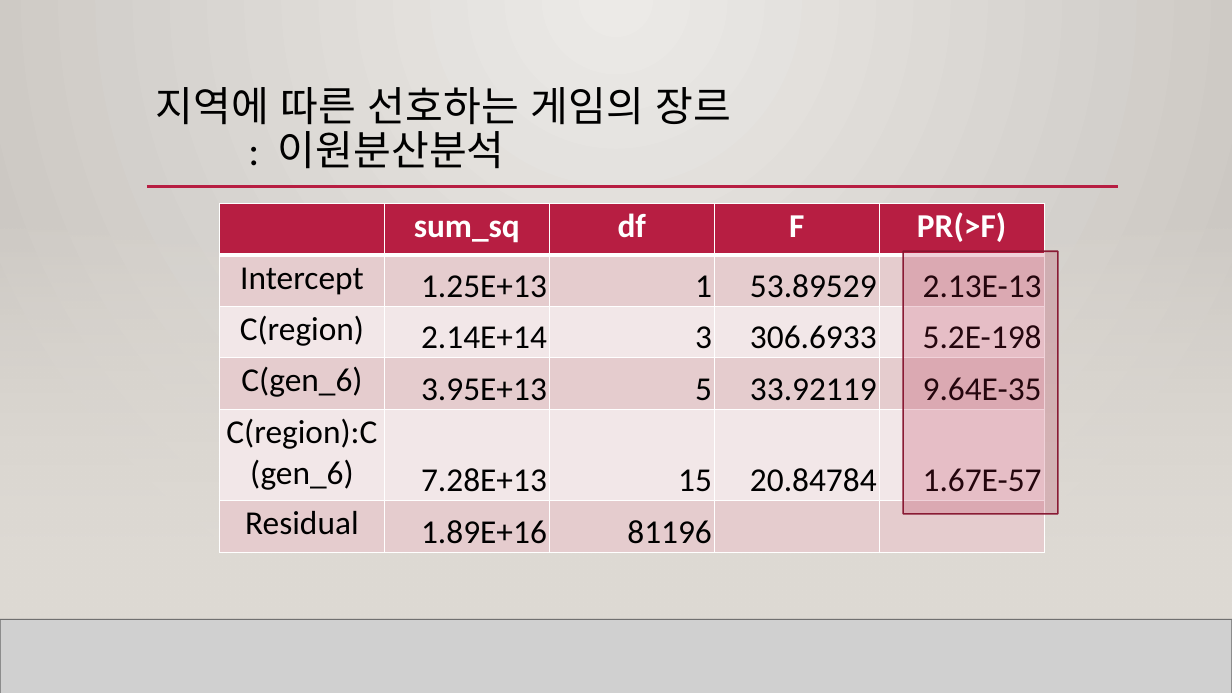
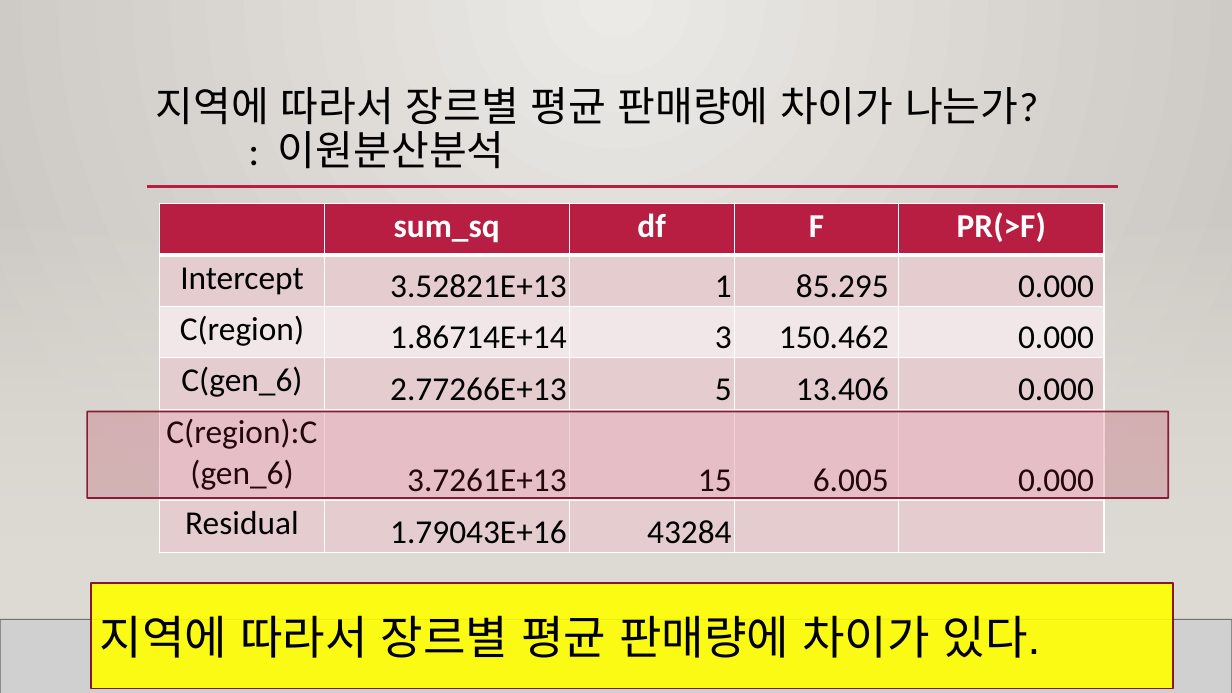
Before and after one commit to leeyeonjun85/AIB_Section_1_Project, a slide deck: slide 15 of Video Game Trend.pptx (slide 27 before the commit). Drawn at 1232x693 pixels with LibreOffice and Linux fonts; fonts in the diff are those of the drawing; grey boxes stand for pictures; background and template pictures are left out. Boxes give left, top, right and bottom in pixels: in the first picture for what was removed or moved away, otherwise in the second. Text is boxed around its words. In the diff, an @@ line names an element or a change of style, - is before the commit and + after.

```diff
--- a/Video Game Trend.pptx
+++ b/Video Game Trend.pptx
@@ title at [156, 87, 1038, 169]: text changed @@
-지역에 따른 선호하는 게임의 장르
-: 이원분산분석
+지역에 따라서 장르별 평균 판매량에 차이가 나는가?
+: 이원분산분석
@@ table at [160, 203, 1104, 552] @@
-row 2: Intercept | 1.25E+13 | 1 | 53.89529 | 2.13E-13
+row 2: Intercept | 3.52821E+13 | 1 | 85.295 | 0.000
-row 3: C(region) | 2.14E+14 | 3 | 306.6933 | 5.2E-198
+row 3: C(region) | 1.86714E+14 | 3 | 150.462 | 0.000
-row 4: C(gen_6) | 3.95E+13 | 5 | 33.92119 | 9.64E-35
+row 4: C(gen_6) | 2.77266E+13 | 5 | 13.406 | 0.000
-row 5: C(region):C(gen_6) | 7.28E+13 | 15 | 20.84784 | 1.67E-57
+row 5: C(region):C(gen_6) | 3.7261E+13 | 15 | 6.005 | 0.000
-row 6, column 2: 1.89E+16
+row 6, column 2: 1.79043E+16
-row 6, column 3: 81196
+row 6, column 3: 43284
@@ table: place and size @@
-table at [220, 203, 1043, 552]
+table at [160, 203, 1104, 552]
@@ rectangle removed at [904, 251, 1058, 514] @@
@@ rectangle added at [87, 411, 1168, 498], fill #B71E42 at 20% opacity, outline #871631 1.25 pt @@
@@ rectangle added at [91, 583, 1173, 689], fill #FFFF00 at 90% opacity, outline #871631 1.25 pt, 36 pt, text #000000 @@
+지역에 따라서 장르별 평균 판매량에 차이가 있다.
```
Also in this commit, not shown: 20 other slides changed, 8 slides added, 24 slides removed, 54 other files.
